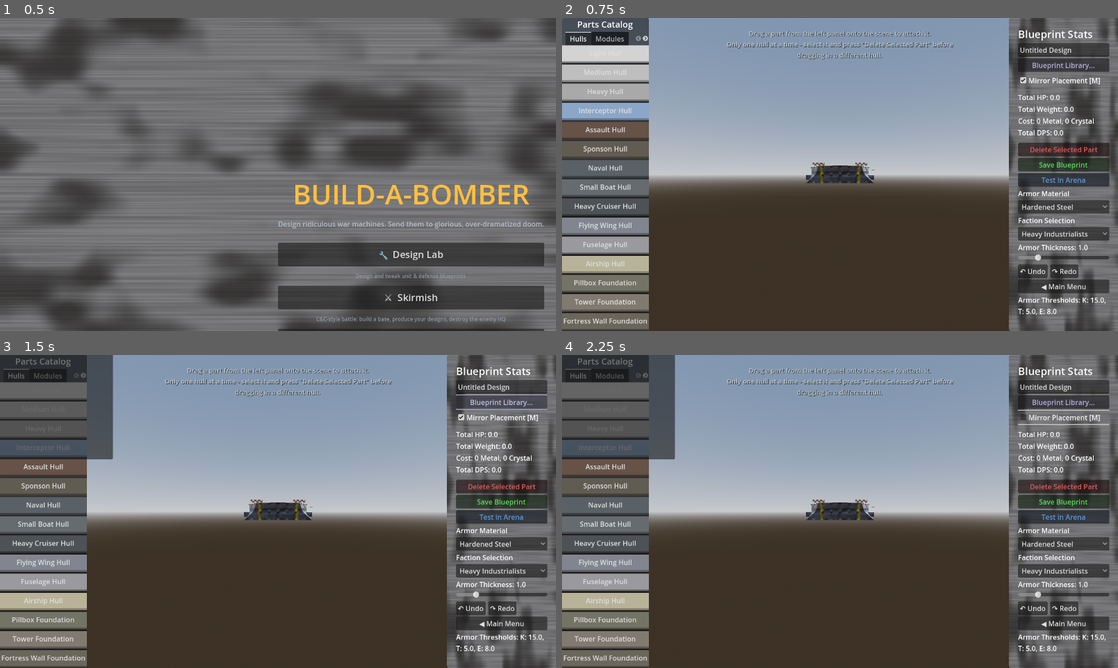
Above: before the commit, frames 1-4 (two rows, left to right).
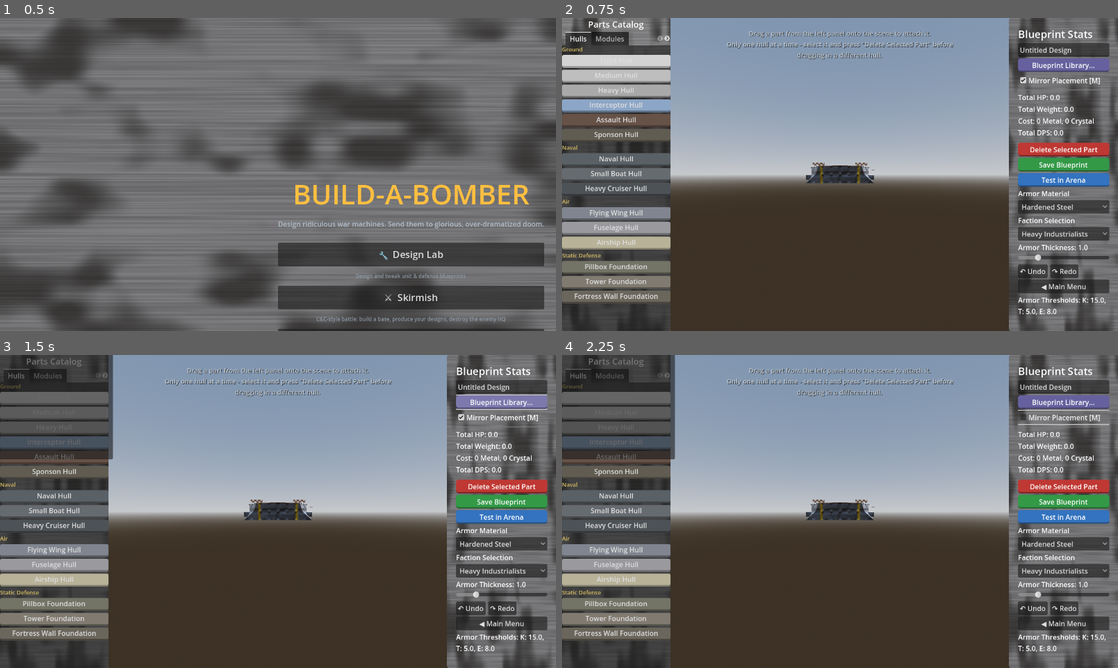
Above: after the commit, the same moments.

Repository: bobcatchris15-eng/Build-A-Bomber
Game: Godot game, scene res://scenes/MainMenu.tscn
Two runs of this game, one before a commit and one after it. Both use one fixed random seed, a clock stepped at 60 frames per second and the inputs below.
Inputs:
- Up to frame 1 (0.5 s): no input
- Up to frame 2 (0.75 s): click "🔧 Design Lab" at 0.5 s
- Up to frame 3 (1.5 s): click "Blueprint Library..." at 1.25 s
- Up to frame 4 (2.25 s): click "Mirror Placement [M]" at 2 s

Frame 1 is identical in both runs. In frame 2, 17% of the frame differs, in the area x 0-99%, y 0-100%; in frame 3, 15%; in frame 4, 15%.

Commit message:
Parts Catalog sub-categories + Design Lab/Skirmish UI polish pass
Hulls and Modules tabs now show real visible section headers instead of
a flat button list (Hulls: Ground/Naval/Air/Static Defense, extending the
earlier order-only domain grouping; Modules: Weapons/Armor/Generators/
Utility/Mobility, newly split via ModuleCatalog.SUPPORT_TYPE_IDS). Panel
widened 200->250px and buttons shrunk 40->30px tall to fit the headers
within the existing UI-overflow test's budget.

Broader visual consistency pass: Parts Catalog panel now uses the same
brushed-aluminum theme + rounded-corner button chrome as the rest of the
UI; Stat Block sidebar's Delete/Save/Test/Library buttons replaced raw
modulate-tinted plain buttons with real StyleBoxFlat styling; Skirmish's
Menu button and the victory/defeat screen (now a real framed card, not
text floating on the dimmed overlay) got the same treatment.

Verified via real screenshots (progress_captures/2026-07-13/ui_polish/),
headless tests green.

Diff:
--- a/prototype/scenes/UI_PartsMenu.tscn
+++ b/prototype/scenes/UI_PartsMenu.tscn
@@ -7,7 +7,7 @@
 anchors_preset = 9
 anchor_right = 0.0
 anchor_bottom = 1.0
-offset_right = 200.0
+offset_right = 250.0
 grow_horizontal = 1
 grow_vertical = 2
 script = ExtResource("1_parts")
--- a/prototype/scenes/UI_StatBlock.tscn
+++ b/prototype/scenes/UI_StatBlock.tscn
@@ -53,7 +53,6 @@
 [node name="LibraryButton" type="Button" parent="ScrollContainer/VBoxContainer"]
 layout_mode = 2
 text = "Blueprint Library..."
-modulate = Color(0.8, 0.8, 1, 1)
 
 [node name="MirrorCheckBox" type="CheckBox" parent="ScrollContainer/VBoxContainer"]
 layout_mode = 2
@@ -131,14 +130,11 @@
 [node name="DeleteButton" type="Button" parent="ScrollContainer/VBoxContainer"]
 layout_mode = 2
 text = "Delete Selected Part"
-modulate = Color(1, 0.4, 0.4, 1)
 
 [node name="SaveButton" type="Button" parent="ScrollContainer/VBoxContainer"]
 layout_mode = 2
 text = "Save Blueprint"
-modulate = Color(0.4, 1, 0.4, 1)
 
 [node name="TestButton" type="Button" parent="ScrollContainer/VBoxContainer"]
 layout_mode = 2
 text = "Test in Arena"
-modulate = Color(0.4, 0.7, 1, 1)
--- a/prototype/scripts/parts_menu.gd
+++ b/prototype/scripts/parts_menu.gd
@@ -1,10 +1,13 @@
 extends Control
 
 const ModuleCatalog = preload("res://scripts/module_catalog.gd")
+const UITheme = preload("res://scripts/ui_theme.gd")
+const FactionCatalog = preload("res://scripts/faction_catalog.gd")
 
 @onready var tab_hulls = $PanelContainer/VBoxContainer/TabContainer/Hulls/VBoxContainer
 @onready var tab_modules = $PanelContainer/VBoxContainer/TabContainer/Modules/VBoxContainer
 @onready var tab_loco = $PanelContainer/VBoxContainer/TabContainer/Locomotion/VBoxContainer
+@onready var panel_container = $PanelContainer
 
 # Every ground/naval/air/static hull the catalog defines, all dumped into
 # one undifferentiated "Hulls" tab with no domain grouping - a player
@@ -22,12 +25,27 @@
 }
 const DOMAIN_ORDER = ["Ground", "Naval", "Air", "Static Defense"]
 
+# Modules sub-categorization: weapon/armor/generator map directly off the
+# catalog's own `category` field. The generic "module" category is itself a
+# mix of two genuinely different roles (per module_catalog.gd's own
+# "UTILITY & SUPPORT" vs "MOBILITY ADD-ONS" comment sections) - split via
+# ModuleCatalog's existing SUPPORT_TYPE_IDS list (already the source of
+# truth for "which modules count as support" elsewhere, e.g. energy/vision
+# bonus wiring) rather than inventing a second, potentially-drifting list.
+const MODULE_DOMAIN_ORDER = ["Weapons", "Armor", "Generators", "Utility", "Mobility"]
+
 func _ready():
+	if panel_container:
+		UITheme.apply_brushed_panel(panel_container, FactionCatalog.DEFAULT_FACTION, 0.35)
+
 	# Populate buttons from catalog
 	var catalog = ModuleCatalog.get_catalog()
 	var hull_buttons_by_domain: Dictionary = {}
 	for domain in DOMAIN_ORDER:
 		hull_buttons_by_domain[domain] = []
+	var module_buttons_by_domain: Dictionary = {}
+	for domain in MODULE_DOMAIN_ORDER:
+		module_buttons_by_domain[domain] = []
 
 	for type_id in catalog.keys():
 		var data = catalog[type_id]
@@ -36,13 +54,17 @@
 		btn.set_script(preload("res://scripts/part_button.gd"))
 		btn.module_type_id = type_id
 		btn.text = data["name"]
-		btn.custom_minimum_size = Vector2(150, 40)
+		btn.custom_minimum_size = Vector2(150, 30)
 
 		# Visually differentiate buttons
 		var style = StyleBoxFlat.new()
 		style.bg_color = data["color"]
 		style.border_width_bottom = 4
 		style.border_color = data["color"].darkened(0.3)
+		style.corner_radius_top_left = 4
+		style.corner_radius_top_right = 4
+		style.corner_radius_bottom_left = 4
+		style.corner_radius_bottom_right = 4
 		btn.add_theme_stylebox_override("normal", style)
 
 		var hover_style = style.duplicate()
@@ -69,17 +91,37 @@
 			tab_loco.add_child(btn)
 		else:
 			btn.tooltip_text = _stat_tooltip(data)
+			var module_domain = "Weapons"
+			if category == "armor":
+				module_domain = "Armor"
+			elif category == "generator":
+				module_domain = "Generators"
+			elif category == "module":
+				module_domain = "Utility" if type_id in ModuleCatalog.SUPPORT_TYPE_IDS else "Mobility"
+			module_buttons_by_domain[module_domain].append(btn)
+
+	# Grouped by domain with a real visible section header per group (an
+	# earlier pass only grouped by button ORDER, no header, because the
+	# sidebar was too narrow/short for one - now widened as part of a wider
+	# UI polish pass specifically to make room for this).
+	for domain in DOMAIN_ORDER:
+		if hull_buttons_by_domain[domain].is_empty(): continue
+		tab_hulls.add_child(_make_section_header(domain))
+		for btn in hull_buttons_by_domain[domain]:
+			tab_hulls.add_child(btn)
+
+	for domain in MODULE_DOMAIN_ORDER:
+		if module_buttons_by_domain[domain].is_empty(): continue
+		tab_modules.add_child(_make_section_header(domain))
+		for btn in module_buttons_by_domain[domain]:
 			tab_modules.add_child(btn)
 
-	# Grouped by domain via button ORDER only, no header row - a first
-	# attempt added a Label per domain, but even at a small font that
-	# tripped the project's own UI-overflow test (this ScrollContainer
-	# already sits right at its height budget with just the 15 buttons).
-	# Each button's tooltip below still names its own domain, so the
-	# grouping is discoverable without spending any extra vertical space.
-	for domain in DOMAIN_ORDER:
-		for btn in hull_buttons_by_domain[domain]:
-			tab_hulls.add_child(btn)
+func _make_section_header(text: String) -> Label:
+	var label = Label.new()
+	label.text = text
+	label.add_theme_font_size_override("font_size", 13)
+	label.add_theme_color_override("font_color", Color(0.85, 0.75, 0.4))
+	return label
 
 func _stat_tooltip(data: Dictionary) -> String:
 	var lines = ["HP: %.0f | Weight: %.0f" % [data.get("hp", 0.0), data.get("weight", 0.0)]]
--- a/prototype/scripts/skirmish.gd
+++ b/prototype/scripts/skirmish.gd
@@ -696,6 +696,20 @@
 	var menu_btn = Button.new()
 	menu_btn.text = "Menu"
 	menu_btn.position = Vector2(1180, 14)
+	menu_btn.custom_minimum_size = Vector2(80, 40)
+	# Was a bare default-gray button, the one unstyled control sitting right
+	# next to the newly-styled build bar - consistent rounded chrome so the
+	# whole HUD reads as one designed system, not "everything except this."
+	var menu_style = StyleBoxFlat.new()
+	menu_style.bg_color = Color(0.3, 0.32, 0.36)
+	menu_style.corner_radius_top_left = 5
+	menu_style.corner_radius_top_right = 5
+	menu_style.corner_radius_bottom_left = 5
+	menu_style.corner_radius_bottom_right = 5
+	menu_btn.add_theme_stylebox_override("normal", menu_style)
+	var menu_hover = menu_style.duplicate()
+	menu_hover.bg_color = Color(0.3, 0.32, 0.36).lightened(0.2)
+	menu_btn.add_theme_stylebox_override("hover", menu_hover)
 	menu_btn.pressed.connect(func(): get_tree().change_scene_to_file("res://scenes/MainMenu.tscn"))
 	ui.add_child(menu_btn)
 
@@ -1089,10 +1103,33 @@
 	overlay.set_anchors_preset(Control.PRESET_FULL_RECT)
 	ui.add_child(overlay)
 
+	# A framed card behind the text/button, not just text floating on the
+	# dimmed overlay - the same "real panel chrome, not bare Controls"
+	# upgrade the rest of the UI polish pass applied elsewhere.
+	var card = PanelContainer.new()
+	card.set_anchors_preset(Control.PRESET_CENTER)
+	var card_style = StyleBoxFlat.new()
+	card_style.bg_color = Color(0.12, 0.12, 0.14, 0.92)
+	card_style.border_color = Color.GOLD if victory else Color(0.7, 0.2, 0.2)
+	card_style.border_width_left = 3
+	card_style.border_width_top = 3
+	card_style.border_width_right = 3
+	card_style.border_width_bottom = 3
+	card_style.corner_radius_top_left = 10
+	card_style.corner_radius_top_right = 10
+	card_style.corner_radius_bottom_left = 10
+	card_style.corner_radius_bottom_right = 10
+	card_style.content_margin_left = 40
+	card_style.content_margin_right = 40
+	card_style.content_margin_top = 30
+	card_style.content_margin_bottom = 30
+	card.add_theme_stylebox_override("panel", card_style)
+	overlay.add_child(card)
+
 	var vbox = VBoxContainer.new()
-	vbox.set_anchors_preset(Control.PRESET_CENTER)
 	vbox.alignment = BoxContainer.ALIGNMENT_CENTER
-	overlay.add_child(vbox)
+	vbox.add_theme_constant_override("separation", 14)
+	card.add_child(vbox)
 
 	var title = Label.new()
 	title.text = "🏆 VICTORY!" if victory else "💀 DEFEAT"
@@ -1110,5 +1147,15 @@
 	var btn = Button.new()
 	btn.text = "Return to Menu"
 	btn.custom_minimum_size = Vector2(220, 50)
+	var btn_style = StyleBoxFlat.new()
+	btn_style.bg_color = Color(0.3, 0.32, 0.36)
+	btn_style.corner_radius_top_left = 6
+	btn_style.corner_radius_top_right = 6
+	btn_style.corner_radius_bottom_left = 6
+	btn_style.corner_radius_bottom_right = 6
+	btn.add_theme_stylebox_override("normal", btn_style)
+	var btn_hover = btn_style.duplicate()
+	btn_hover.bg_color = Color(0.3, 0.32, 0.36).lightened(0.2)
+	btn.add_theme_stylebox_override("hover", btn_hover)
 	btn.pressed.connect(func(): get_tree().change_scene_to_file("res://scenes/MainMenu.tscn"))
 	vbox.add_child(btn)
--- a/prototype/scripts/stat_calculator.gd
+++ b/prototype/scripts/stat_calculator.gd
@@ -150,6 +150,16 @@
 	add_to_group("stat_ui")
 	if sidebar_panel:
 		UITheme.apply_brushed_panel(sidebar_panel, FactionCatalog.DEFAULT_FACTION)
+	# Real StyleBoxFlat button chrome instead of a plain default button with
+	# a raw `modulate` tint (which just washes the whole default gray button
+	# including its border/background in one flat color) - matches the
+	# rounded, bordered button look the Parts Catalog buttons already use,
+	# so the two sidebars read as one consistent UI instead of two
+	# differently-styled ones sitting side by side.
+	_style_action_button(delete_button, Color(0.75, 0.22, 0.2))
+	_style_action_button(save_button, Color(0.2, 0.6, 0.28))
+	_style_action_button(test_button, Color(0.2, 0.45, 0.75))
+	_style_action_button(library_button, Color(0.4, 0.38, 0.62))
 	mirror_checkbox.toggled.connect(_on_mirror_toggled)
 	delete_button.pressed.connect(_on_delete_pressed)
 	save_button.pressed.connect(_on_save_pressed)
@@ -317,6 +327,28 @@
 
 	# Initial sync of armor UI
 	call_deferred("_initial_sync")
+
+func _style_action_button(btn: Button, color: Color):
+	btn.modulate = Color.WHITE
+	var style = StyleBoxFlat.new()
+	style.bg_color = color
+	style.border_width_bottom = 3
+	style.border_color = color.darkened(0.35)
+	style.corner_radius_top_left = 5
+	style.corner_radius_top_right = 5
+	style.corner_radius_bottom_left = 5
+	style.corner_radius_bottom_right = 5
+	style.content_margin_top = 4
+	style.content_margin_bottom = 4
+	btn.add_theme_stylebox_override("normal", style)
+	var hover_style = style.duplicate()
+	hover_style.bg_color = color.lightened(0.15)
+	btn.add_theme_stylebox_override("hover", hover_style)
+	var pressed_style = style.duplicate()
+	pressed_style.bg_color = color.darkened(0.15)
+	btn.add_theme_stylebox_override("pressed", pressed_style)
+	btn.add_theme_color_override("font_color", Color.WHITE)
+	btn.add_theme_color_override("font_hover_color", Color.WHITE)
 
 func _push_undo():
 	var root = get_node_or_null("/root/MainLab")
Binary file added: prototype/progress_captures/2026-07-13/ui_polish/parts_catalog_hulls_tab.png
Binary file added: prototype/progress_captures/2026-07-13/ui_polish/parts_catalog_modules_tab.png
Binary file added: prototype/progress_captures/2026-07-13/ui_polish/skirmish_hud.png
Binary file added: prototype/progress_captures/2026-07-13/ui_polish/skirmish_victory.png
Not shown, changed: DECISIONS_NEEDED.md
